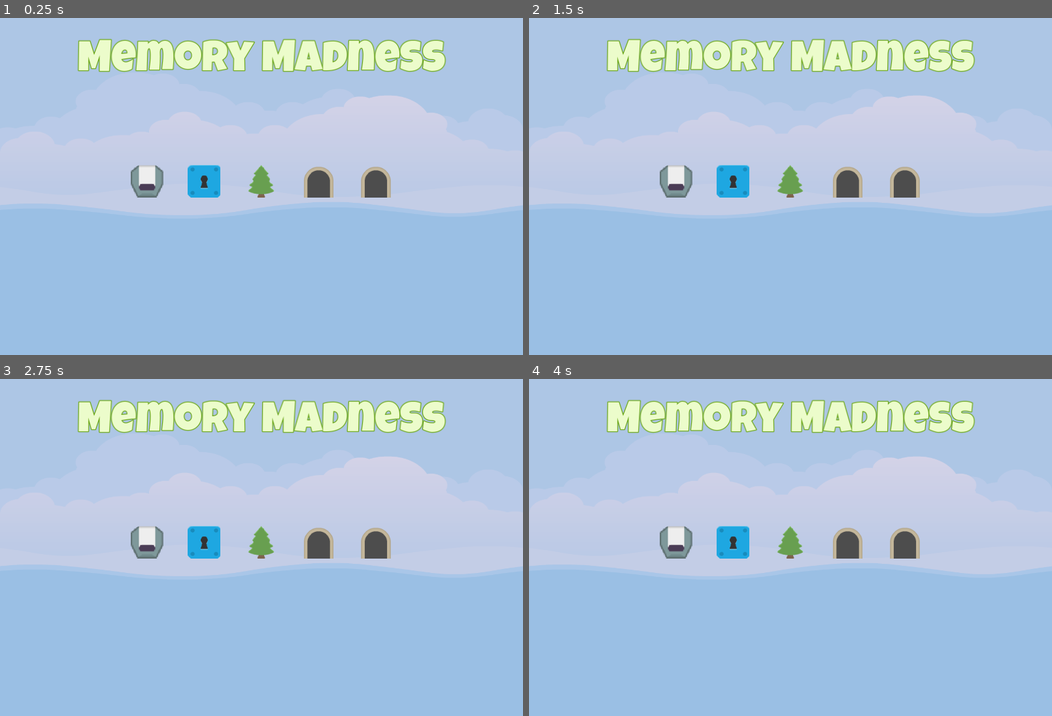
Above: before the commit, frames 1-4 (two rows, left to right).
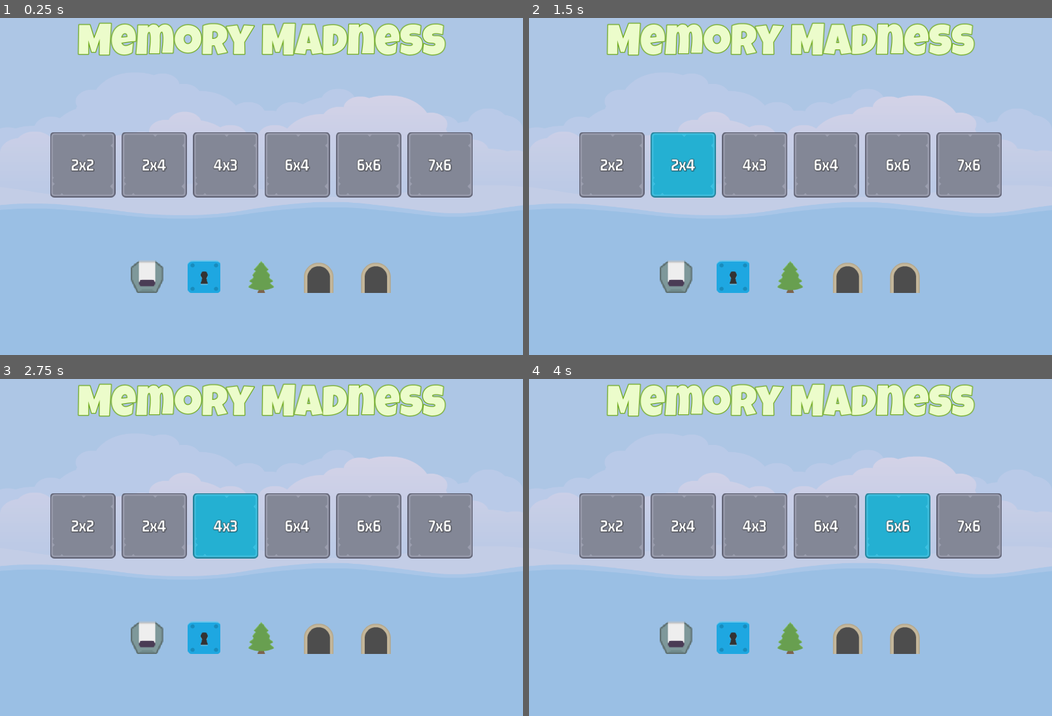
Above: after the commit, the same moments.

Repository: niamh-d/godot-memory-madness
Game: Godot game, scene res://scenes/master/master.tscn
Same seed, same stepped clock (60 frames per second), same inputs: the game is played once before the commit and once after it.
Inputs (mouse positions are in pixels of both pictures, inside the frame that each line leads up to):
- Up to frame 1 (0.25 s): no input
- Up to frame 2 (1.5 s): click (612, 166) at 0.5 s, where only the run after the commit has a clickable "2x2"; click (680, 166) at 1.25 s, where only the run after the commit has a clickable "2x4"
- Up to frame 3 (2.75 s): click (224, 527) at 2 s, where only the run after the commit has a clickable "4x3"
- Up to frame 4 (4 s): click (827, 527) at 2.75 s, where only the run after the commit has a clickable "6x4"; click (900, 527) at 3.5 s, where only the run after the commit has a clickable "6x6"

The runs differ from the first frame. In frame 1, 24% of the frame differs, in the area x 9-91%, y 1-82%; in frame 2, 25%; in frame 3, 24%; in frame 4, 24%.

Commit message:
level buttons

Diff:
--- /dev/null
+++ b/scenes/level_button/level_button.gd
@@ -0,0 +1,17 @@
+extends TextureButton
+
+@export var level_num: int = 1
+
+@onready var label: Label = $Label
+
+# Called when the node enters the scene tree for the first time.
+func _ready() -> void:
+	var lvl_data: LevelData = GameManager.get_level(level_num)
+	label.text = "%dx%d" % [
+		lvl_data.get_num_cols(),
+		lvl_data.get_num_rows()
+	]
+
+# Called every frame. 'delta' is the elapsed time since the previous frame.
+func _process(delta: float) -> void:
+	pass
--- /dev/null
+++ b/scenes/level_button/level_button.tscn
@@ -0,0 +1,36 @@
+[gd_scene load_steps=6 format=3 uid="uid://ci2cjqlisp8aj"]
+
+[ext_resource type="Texture2D" uid="uid://drfgr6f3bqpxk" path="res://assets/ui/level_select_frame_128.png" id="1_ofpty"]
+[ext_resource type="Texture2D" uid="uid://5bwcb0uf0hew" path="res://assets/ui/level_select_frame_select_128.png" id="2_i3ht1"]
+[ext_resource type="Texture2D" uid="uid://tp7ocyuutr0j" path="res://assets/ui/level_select_frame_hover_128.png" id="3_nlkfy"]
+[ext_resource type="LabelSettings" uid="uid://bb630qrhxr0ef" path="res://assets/GM_32_White.tres" id="4_1yydo"]
+[ext_resource type="Script" path="res://scenes/level_button/level_button.gd" id="4_gkrsc"]
+
+[node name="LevelButton" type="TextureButton"]
+anchors_preset = 8
+anchor_left = 0.5
+anchor_top = 0.5
+anchor_right = 0.5
+anchor_bottom = 0.5
+offset_left = -20.0
+offset_top = -20.0
+offset_right = 20.0
+offset_bottom = 20.0
+grow_horizontal = 2
+grow_vertical = 2
+texture_normal = ExtResource("1_ofpty")
+texture_pressed = ExtResource("2_i3ht1")
+texture_hover = ExtResource("3_nlkfy")
+script = ExtResource("4_gkrsc")
+
+[node name="Label" type="Label" parent="."]
+layout_mode = 1
+anchors_preset = 15
+anchor_right = 1.0
+anchor_bottom = 1.0
+grow_horizontal = 2
+grow_vertical = 2
+text = "2x2"
+label_settings = ExtResource("4_1yydo")
+horizontal_alignment = 1
+vertical_alignment = 1
--- a/scenes/main/main.tscn
+++ b/scenes/main/main.tscn
@@ -1,6 +1,7 @@
-[gd_scene load_steps=3 format=3 uid="uid://dwwu4mshqkp7o"]
+[gd_scene load_steps=4 format=3 uid="uid://dwwu4mshqkp7o"]
 
 [ext_resource type="LabelSettings" uid="uid://bb475bkqlpx44" path="res://assets/LG_84_Green.tres" id="1_i2034"]
+[ext_resource type="PackedScene" uid="uid://ci2cjqlisp8aj" path="res://scenes/level_button/level_button.tscn" id="2_qkyga"]
 [ext_resource type="PackedScene" uid="uid://bexb4esk7rd24" path="res://scenes/front_sprite/front_sprite.tscn" id="2_yeeh6"]
 
 [node name="Main" type="Control"]
@@ -46,22 +47,30 @@
 [node name="HBLevels" type="HBoxContainer" parent="ColorRect/VBoxContainer"]
 layout_mode = 2
 size_flags_horizontal = 4
-theme_override_constants/separation = 48
+theme_override_constants/separation = 12
 
-[node name="FrontSprite" parent="ColorRect/VBoxContainer/HBLevels" instance=ExtResource("2_yeeh6")]
+[node name="LevelButton" parent="ColorRect/VBoxContainer/HBLevels" instance=ExtResource("2_qkyga")]
 layout_mode = 2
 
-[node name="FrontSprite3" parent="ColorRect/VBoxContainer/HBLevels" instance=ExtResource("2_yeeh6")]
+[node name="LevelButton2" parent="ColorRect/VBoxContainer/HBLevels" instance=ExtResource("2_qkyga")]
 layout_mode = 2
+level_num = 2
 
-[node name="FrontSprite4" parent="ColorRect/VBoxContainer/HBLevels" instance=ExtResource("2_yeeh6")]
+[node name="LevelButton3" parent="ColorRect/VBoxContainer/HBLevels" instance=ExtResource("2_qkyga")]
 layout_mode = 2
+level_num = 3
 
-[node name="FrontSprite5" parent="ColorRect/VBoxContainer/HBLevels" instance=ExtResource("2_yeeh6")]
+[node name="LevelButton4" parent="ColorRect/VBoxContainer/HBLevels" instance=ExtResource("2_qkyga")]
 layout_mode = 2
+level_num = 4
 
-[node name="FrontSprite2" parent="ColorRect/VBoxContainer/HBLevels" instance=ExtResource("2_yeeh6")]
+[node name="LevelButton5" parent="ColorRect/VBoxContainer/HBLevels" instance=ExtResource("2_qkyga")]
 layout_mode = 2
+level_num = 5
+
+[node name="LevelButton6" parent="ColorRect/VBoxContainer/HBLevels" instance=ExtResource("2_qkyga")]
+layout_mode = 2
+level_num = 6
 
 [node name="Spacer3" type="Control" parent="ColorRect/VBoxContainer"]
 layout_mode = 2
@@ -70,6 +79,22 @@
 [node name="HBSprites" type="HBoxContainer" parent="ColorRect/VBoxContainer"]
 layout_mode = 2
 size_flags_horizontal = 4
+theme_override_constants/separation = 48
+
+[node name="FrontSprite" parent="ColorRect/VBoxContainer/HBSprites" instance=ExtResource("2_yeeh6")]
+layout_mode = 2
+
+[node name="FrontSprite3" parent="ColorRect/VBoxContainer/HBSprites" instance=ExtResource("2_yeeh6")]
+layout_mode = 2
+
+[node name="FrontSprite4" parent="ColorRect/VBoxContainer/HBSprites" instance=ExtResource("2_yeeh6")]
+layout_mode = 2
+
+[node name="FrontSprite5" parent="ColorRect/VBoxContainer/HBSprites" instance=ExtResource("2_yeeh6")]
+layout_mode = 2
+
+[node name="FrontSprite2" parent="ColorRect/VBoxContainer/HBSprites" instance=ExtResource("2_yeeh6")]
+layout_mode = 2
 
 [node name="Spacer4" type="Control" parent="ColorRect/VBoxContainer"]
 layout_mode = 2
--- a/singletons/game_manager.gd
+++ b/singletons/game_manager.gd
@@ -2,7 +2,7 @@
 
 var _levels: Dictionary = {
 	1: LevelData.new(1, 2, 2),
-	2: LevelData.new(2, 3, 4),
+	2: LevelData.new(2, 4, 2),
 	3: LevelData.new(3, 3, 4),
 	4: LevelData.new(4, 4, 6),
 	5: LevelData.new(5, 6, 6),
Not shown, changed: .DS_Store
